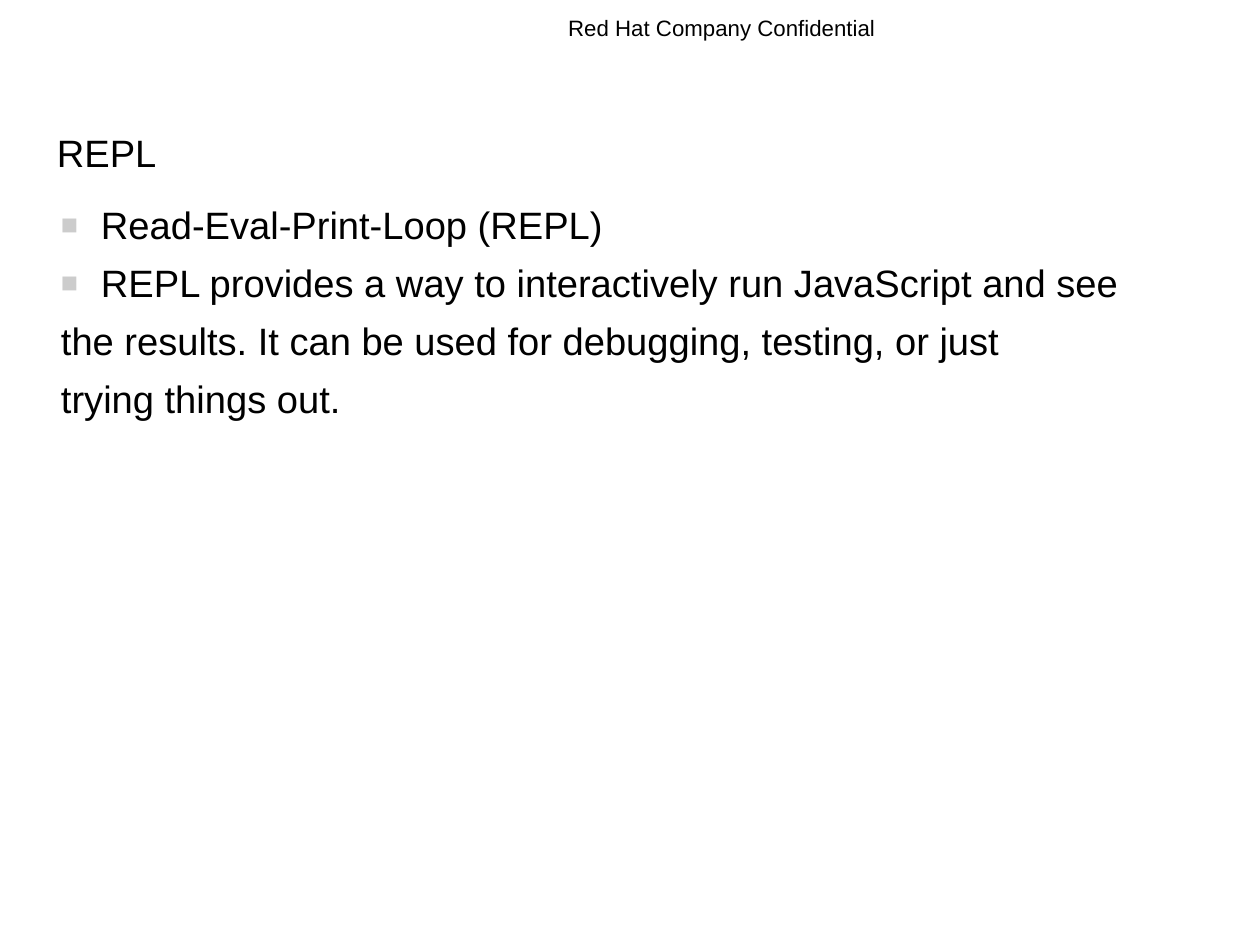
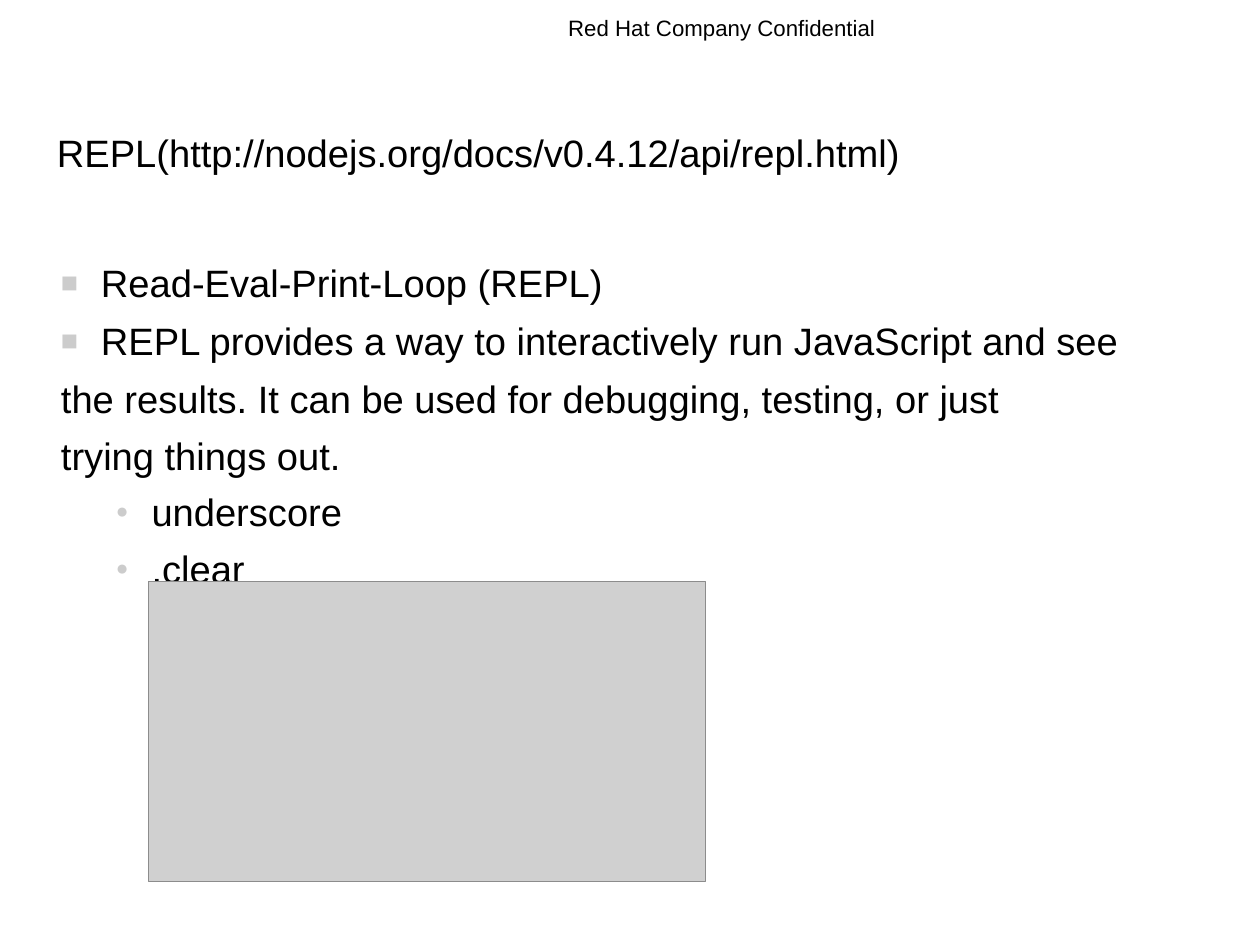
Before and after one commit to rhyw/node-trial, a slide deck: slide 5 of node-introduction.odp. Drawn at 1260x945 pixels with LibreOffice and Linux fonts; fonts in the diff are those of the drawing; grey boxes stand for pictures; background and template pictures are left out. Boxes give left, top, right and bottom in pixels: in the first picture for what was removed or moved away, otherwise in the second. Text is boxed around its words. In the diff, an @@ line names an element or a change of style, - is before the commit and + after.

Commit message:
update slides

```diff
--- a/node-introduction.odp
+++ b/node-introduction.odp
@@ title at (57,139,900,175): text changed @@
-REPL
+REPL(http://nodejs.org/docs/v0.4.12/api/repl.html)
@@ text at (152,498,343,591): paragraphs added @@
+  ● underscore
+  ● .clear
@@ picture added at (149,582,705,882) @@
```
Also in this commit, not shown: 7 other slides changed, 3 slides added, 4 slides removed.
